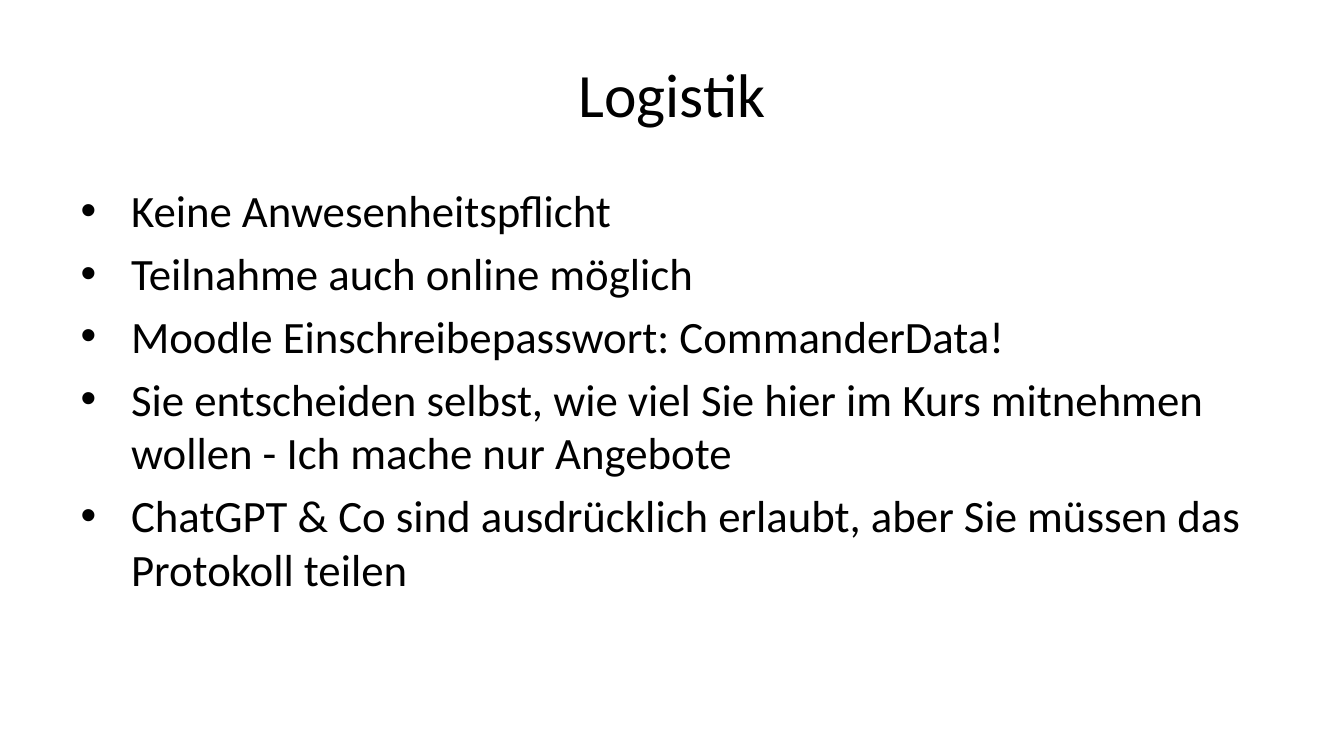
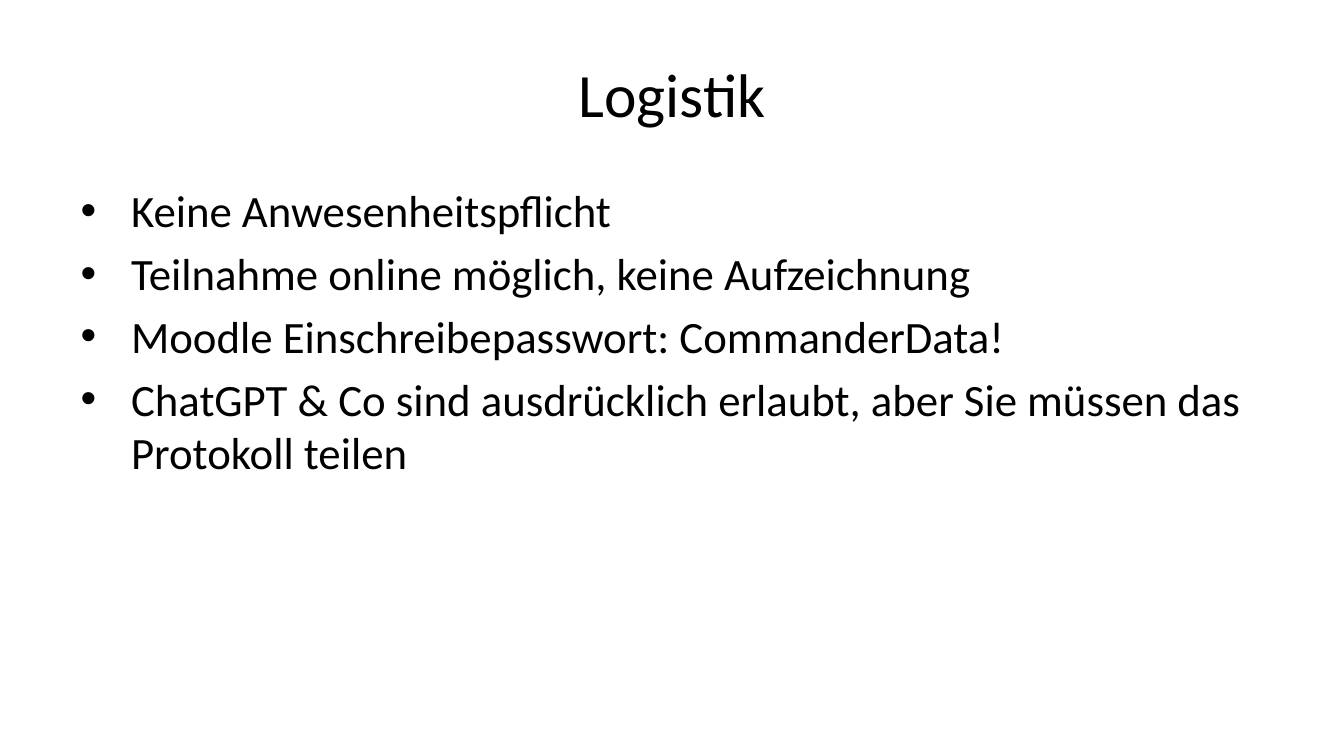
Before and after one commit to daswesen/digitale-inhalte, a slide deck: slide 7 of gdi.pptx. Drawn at 1344x756 pixels with LibreOffice and Linux fonts; fonts in the diff are those of the drawing. Boxes give left, top, right and bottom in pixels: in the first picture for what was removed or moved away, otherwise in the second. Text is boxed around its words. In the diff, an @@ line names an element or a change of style, - is before the commit and + after.

```diff
--- a/gdi.pptx
+++ b/gdi.pptx
@@ text at box(131, 259, 970, 298): text changed @@
-• Teilnahme auch online möglich
+• Teilnahme online möglich, keine Aufzeichnung
@@ text at box(131, 385, 1203, 477): paragraph removed @@
-• Sie entscheiden selbst, wie viel Sie hier im Kurs mitnehmen wollen - Ich mache nur Angebote
```
Also in this commit, not shown: 8 other slides changed, 4 slides added, 4 slides removed, 2 other files.
